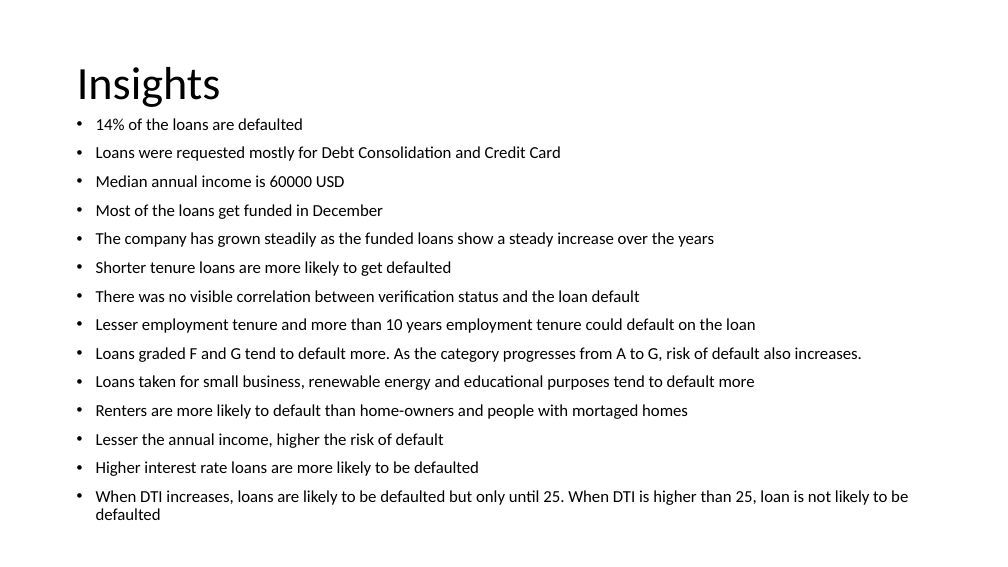
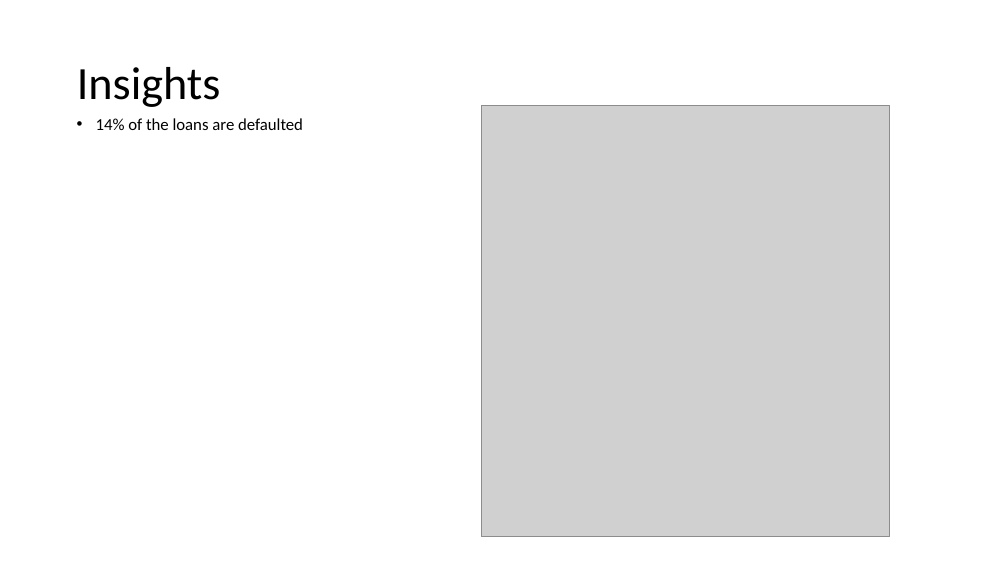
Before and after one commit to KBinSAP/LendingClub, a slide deck: slide 4 of Lending_Club_Case_Study.pptx. Drawn at 1008x567 pixels with LibreOffice and Linux fonts; fonts in the diff are those of the drawing; grey boxes stand for pictures. Boxes give left, top, right and bottom in pixels: in the first picture for what was removed or moved away, otherwise in the second. Text is boxed around its words. In the diff, an @@ line names an element or a change of style, - is before the commit and + after.

Commit message:
update presentation

```diff
--- a/Lending_Club_Case_Study.pptx
+++ b/Lending_Club_Case_Study.pptx
@@ picture added at [482, 105, 890, 537] @@
@@ text at [96, 146, 908, 520]: paragraphs removed @@
-• Loans were requested mostly for Debt Consolidation and Credit Card
-• Median annual income is 60000 USD
-• Most of the loans get funded in December
-• The company has grown steadily as the funded loans show a steady increase over the years
-• Shorter tenure loans are more likely to get defaulted
-• There was no visible correlation between verification status and the loan default
-• Lesser employment tenure and more than 10 years employment tenure could default on the loan
-• Loans graded F and G tend to default more. As the category progresses from A to G, risk of default also increases.
-• Loans taken for small business, renewable energy and educational purposes tend to default more
-• Renters are more likely to default than home-owners and people with mortaged homes
-• Lesser the annual income, higher the risk of default
-• Higher interest rate loans are more likely to be defaulted
-• When DTI increases, loans are likely to be defaulted but only until 25. When DTI is higher than 25, loan is not likely to be defaulted
```
Also in this commit, not shown: 13 slides added.
